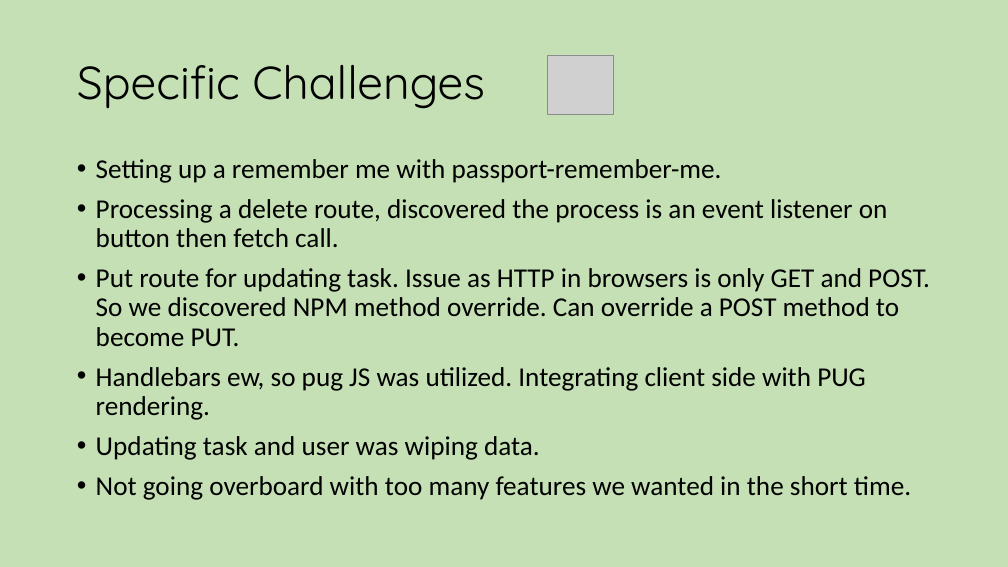
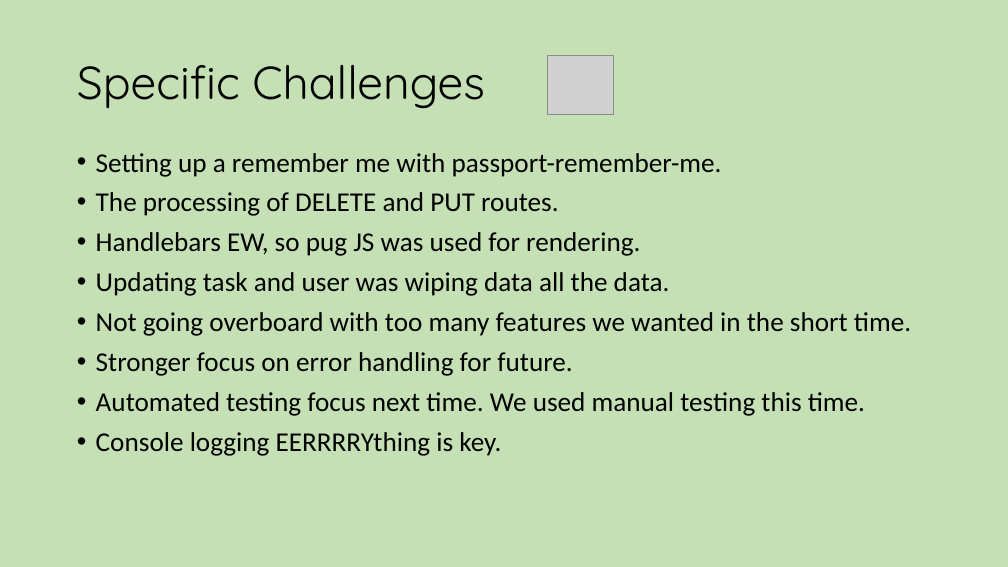
Before and after one commit to Shelby219/Taskio_gamified_task_app, a slide deck: slide 6 of docs/Presentation1.pptx. Drawn at 1008x567 pixels with LibreOffice and Linux fonts; fonts in the diff are those of the drawing; grey boxes stand for pictures. Boxes give left, top, right and bottom in pixels: in the first picture for what was removed or moved away, otherwise in the second. Text is boxed around its words. In the diff, an @@ line names an element or a change of style, - is before the commit and + after.

```diff
--- a/docs/Presentation1.pptx
+++ b/docs/Presentation1.pptx
@@ text at <box>96,192,670,296</box>: text changed @@
-• Processing a delete route, discovered the process is an event listener on button then fetch call.
-• Put route for updating task. Issue as HTTP in browsers is only GET and POST. So we discovered NPM method override. Can override a POST method to become PUT.
-• Handlebars ew, so pug JS was utilized. Integrating client side with PUG rendering.
-• Updating task and user was wiping data.
+• The processing of DELETE and PUT routes.
+• Handlebars EW, so pug JS was used for rendering.
+• Updating task and user was wiping data all the data.
@@ text at <box>96,352,865,456</box>: paragraphs added @@
+• Stronger focus on error handling for future.
+• Automated testing focus next time. We used manual testing this time.
+• Console logging EERRRRYthing is key.
```
Also in this commit, not shown: 4 other slides changed, 5 other files.
